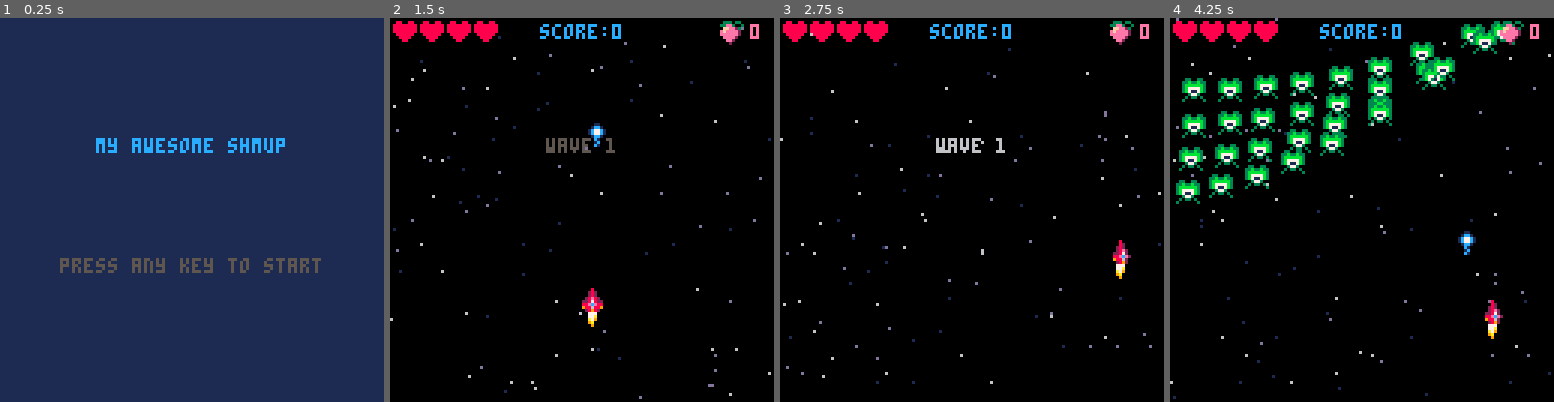
Above: before the commit, frames 1-4 (left to right).
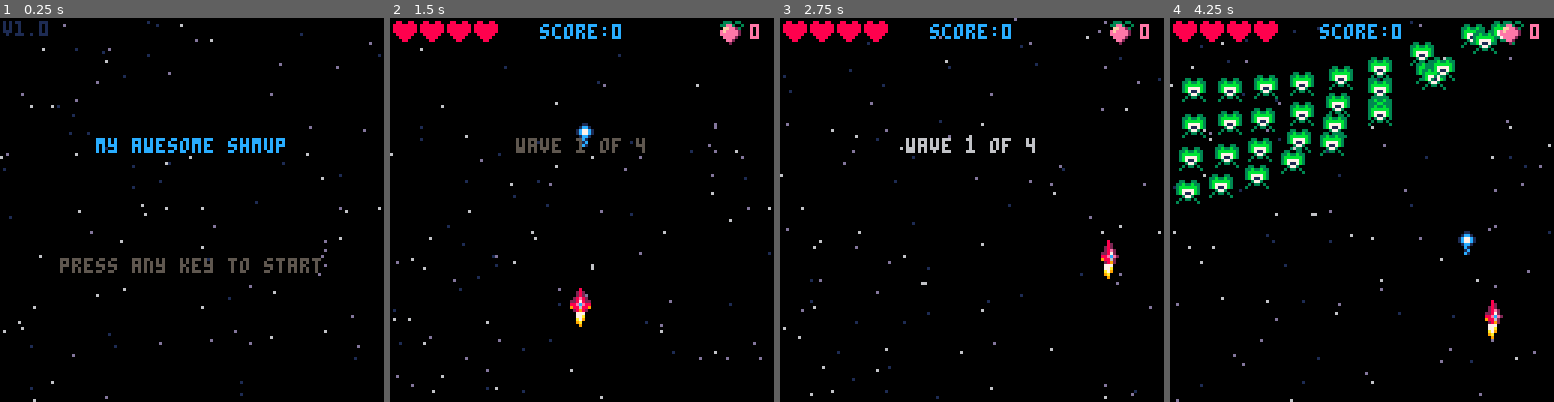
Above: after the commit, the same moments.

Repository: theRenard/shmup
Game: PICO-8 cartridge shmup_sep.p8
Two runs of this game, one before a commit and one after it. Both use one fixed random seed, a clock stepped at 60 frames per second and the inputs below.
Inputs:
- Up to frame 1 (0.25 s): no input
- Up to frame 2 (1.5 s): tap X (X key) at 0.33, 1.07 s; tap O (Z key) at 0.7 s
- Up to frame 3 (2.75 s): hold Right 1.6-2.1 s; tap O (Z key) at 1.7, 2.1, 2.5 s; tap X (X key) at 1.85 s; hold Up 2.15-2.42 s; hold Right from 2.47 s (still down)
- Up to frame 4 (4.25 s): tap O (Z key) every 0.4 s from 2.9 to 4.1 s; tap X (X key) at 2.97, 4.08 s; release Right at 3.03 s; hold Left 3.08-3.58 s; hold Down 3.63-3.97 s; hold Right from 4.02 s (still down)

The runs differ from the first frame. In frame 1, 98% of the frame differs, in the area x 0-100%, y 0-100%; in frame 2, 2.6%; in frame 3, 2.3%; in frame 4, 1.1%.

Commit message:
Refactor enemy movement, adjust attack frequency, and fix bullet movement bug

Diff:
--- a/behavior.lua
+++ b/behavior.lua
@@ -108,7 +108,7 @@
 
   if t > nextfire then
     pickfire()
-    nextfire = t + 20 + rnd(20)
+    nextfire = t + firefreq + rnd(firefreq)
   end
 
   if t % attackfreq == 0 then
@@ -176,19 +176,22 @@
 
   del(enemies, myen)
   sfx(2)
-  score += 1
+  local scoremul = 1
   explode(myen.x + 4, myen.y + 4)
   if rnd() < 0.1 then
     droppickup(myen.x, myen.y)
   end
 
   if myen.mission =="attack" then
-    local points = myen.points or 100
+    scoremul = 2
+    local points = makescore(myen.score * scoremul)
     popfloat("+" .. points, myen.x, myen.y)
     if rnd(1) < 0.5 then
       pickattack()
     end
   end
+
+  score += myen.score * scoremul
 end
 
 function droppickup(px,py)
@@ -205,14 +208,16 @@
   cherries += 1
   smol_shwave(mypick.x, mypick.y)
   if cherries >= 10 then
-    cherries = 0
     if lives < 4 then
       sfx(20)
       lives += 1
       popfloat("1up", mypick.x, mypick.y)
     else
-      score += 100
-    end
+      score += 50
+      popfloat(makescore(100), mypick.x, mypick.y)
+      sfx(21)
+    end
+    cherries = 0
   else
     sfx(21)
   end
--- a/boss.lua
+++ b/boss.lua
@@ -145,15 +145,17 @@
     shake=2
   end
 
-  if boss.phbegin + 2 * 30 < t then
-    if t % 5 == 0 then
-      bigexplode(boss.x + 16, boss.y + 20, false)
+  if boss.phbegin + 3 * 30 < t then
+    if t % 4 == 2 then
+      explode(boss.x + 16, boss.y + 20, false)
       sfx(3)
       shake=2
     end
   end
 
-  if boss.phbegin + 4 * 30 < t then
+  if boss.phbegin + 6 * 30 < t then
+    flash = 3
+    bigexplode(boss.x + 16, boss.y + 20, false)
     del(enemies, boss)
     shake = 16
   end
--- a/bullets.lua
+++ b/bullets.lua
@@ -62,4 +62,5 @@
   muzzle = 5
   sfx(0)
   invul = 60
+  flash=3
 end
--- a/draw.lua
+++ b/draw.lua
@@ -1,6 +1,12 @@
 
 function draw_game()
-  cls(0)
+  if flash>0 then
+    flash-=1
+    cls(2)
+   else
+    cls(0)
+   end
+
   starfield()
 
   if lives>0 then
@@ -120,7 +126,7 @@
     drwmyspr(myebul)
    end
 
-  cprint("score:"..score,64,2,12)
+  cprint("score:"..makescore(score),64,2,12)
   -- print("log"..log, 1, 120, 7)
 
   for i=1,4 do
@@ -137,18 +143,38 @@
   --print(#buls,5,5,7)
  end
 
+ function makescore(val)
+  if val == 0 then
+    return "0"
+  else
+    return val.. "00"
+  end
+ end
+
  function draw_start()
   --print(blink())
-  cls(1)
+  cls(0)
+  starfield()
+  print(version, 1, 1, 1)
 
   cprint("my awesome shmup",64,40,12)
+  if highscore>0 then
+     cprint("highscore: "..makescore(highscore),64,50,7)
+  end
   cprint("press any key to start",64,80,blink())
  end
 
  function draw_over()
   draw_game()
   cprint("game over",64,40,8)
-  cprint("press any key to continue",64,80,blink())
+  cprint("score:"..makescore(score),64,60,12)
+
+  if score>highscore then
+    cprint("new highscore!",64,80,blink())
+  end
+
+  cprint("press any key to continue",64,100,blink())
+
  end
 
  function draw_win()
@@ -159,5 +185,9 @@
 
  function draw_wavetext()
   draw_game()
-  cprint("wave "..wave,64,40,blink())
+  if wave == lastwave then
+    cprint("final wave",64,40,blink())
+  else
+    cprint("wave "..wave.. " of "..lastwave,64,40,blink())
+  end
  end
--- a/main.lua
+++ b/main.lua
@@ -2,11 +2,17 @@
 function _init()
   --this will clear the screen
   cls(0)
+
+  cartdata("lerenard_shmup");
+  highscore=dget(0)
+
   startscreen()
   blinkt=1
   t=0
   lockout=0
   shake=0
+  flash=0
+  version="v1.0"
  end
 
  function _update()
@@ -47,6 +53,7 @@
  end
 
  function startscreen()
+  makestars()
   mode="start"
   music(7)
  end
@@ -58,7 +65,7 @@
   nextwave()
 
   ship=makespr()
-  ship.x=64
+  ship.x=60
   ship.y=90
   ship.sx=0
   ship.sy=0
@@ -67,25 +74,18 @@
   flamespr=5
 
   bultimer=0
+  firefreq=20
 
   muzzle=0
 
   score=0
+  highscore=0
   cherries=0
 
   lives=4
   invul=0
   attackfreq=60
   nextfire=0
-
-  stars={}
-  for i=1,100 do
-   local newstar={}
-   newstar.x=flr(rnd(128))
-   newstar.y=flr(rnd(128))
-   newstar.spd=rnd(1.5)+0.5
-   add(stars,newstar)
-  end
 
   buls={}
   ebuls={}
--- a/tools.lua
+++ b/tools.lua
@@ -1,3 +1,14 @@
+function makestars()
+  stars={}
+  for i=1,100 do
+   local newstar={}
+   newstar.x=flr(rnd(128))
+   newstar.y=flr(rnd(128))
+   newstar.spd=rnd(1.5)+0.5
+   add(stars,newstar)
+  end
+end
+
 function starfield()
   for i = 1, #stars do
     local mystar = stars[i]
@@ -13,10 +24,12 @@
   end
 end
 
-function animatestars()
+function animatestars(spd)
+  local spd = spd or 1
+
   for i = 1, #stars do
     local mystar = stars[i]
-    mystar.y = mystar.y + mystar.spd
+    mystar.y = mystar.y + mystar.spd * spd
     if mystar.y > 128 then
       mystar.y = mystar.y - 128
     end
--- a/update.lua
+++ b/update.lua
@@ -140,6 +140,19 @@
     end
   end
 
+  --collision ebuls x bullets
+  for mybul in all(buls) do
+    if mybul.spr==17 then
+      for myebul in all(ebuls) do
+        if col(mybul, myebul) then
+          del(myebul, ebuls)
+          smol_shwave(mybul.x + 4, mybul.y + 4)
+          del(ebuls, myebul)
+        end
+      end
+    end
+  end
+
   --collision ship x enemies
   if invul <= 0 then
     for myen in all(enemies) do
@@ -149,6 +162,8 @@
         shake = 16
         sfx(1)
         invul = 60
+        ship.x=60
+        ship.y=100
       end
     end
   else
@@ -190,15 +205,21 @@
     muzzle = muzzle - 1
   end
 
-  animatestars()
+  if mode == "wavetext" then
+    animatestars(2)
+  else
+    animatestars()
+  end
 
   --check if wave over
   if mode == "game" and #enemies == 0 then
+    ebuls = {}
     nextwave()
   end
 end
 
 function update_start()
+  animatestars(0.5)
   if btn(4) == false and btn(5) == false then
     btnreleased = true
   end
@@ -222,6 +243,10 @@
 
   if btnreleased then
     if btnp(4) or btnp(5) then
+      if score > highscore then
+        highscore = score
+        dset(0, highscore)
+      end
       startscreen()
       btnreleased = false
     end
@@ -239,6 +264,10 @@
 
   if btnreleased then
     if btnp(4) or btnp(5) then
+      if score > highscore then
+        highscore = score
+        dset(0, highscore)
+      end
       startscreen()
       btnreleased = false
     end
--- a/waves_and_enemies.lua
+++ b/waves_and_enemies.lua
@@ -1,6 +1,7 @@
 function spawnwave()
   if wave == 1 then
     attackfreq = 50
+    firefreq = 20
     placens({
       {1, 1, 1, 1, 1, 1, 1, 1, 1, 1},
       {1, 1, 1, 1, 1, 1, 1, 1, 1, 1},
@@ -9,6 +10,7 @@
     })
   elseif wave == 2 then
     attackfreq = 40
+    firefreq = 20
     placens({
       {1, 1, 2, 1, 1, 1, 1, 2, 1, 1},
       {1, 1, 2, 1, 1, 1, 1, 2, 1, 1},
@@ -17,6 +19,7 @@
     })
   elseif wave == 3 then
     attackfreq = 30
+    firefreq = 20
     placens({
       {3, 1, 2, 1, 3, 3, 1, 2, 1, 3},
       {3, 1, 2, 1, 3, 3, 1, 2, 1, 3},
@@ -25,6 +28,7 @@
     })
   elseif wave == 4 then
     attackfreq = 20
+    firefreq = 20
     placens({
       {0, 0, 0, 0, 0, 0, 0, 0, 0, 0},
       {0, 0, 0, 0, 5, 0, 0, 0, 0, 0},
@@ -79,16 +83,19 @@
     myen.spr = 21
     myen.hp = 1
     myen.ani = { 21, 22, 23, 24 }
+    myen.score = 1
   elseif type == 2 then
     -- red flame guy
     myen.spr = 148
     myen.hp = 2
     myen.ani = { 148, 149 }
+    myen.score = 2
   elseif type == 3 then
     -- spinning ship
     myen.spr = 184
     myen.hp = 3
     myen.ani = { 184, 185, 186, 187 }
+    myen.score = 3
   elseif type == 4 then
     -- boss
     myen.spr = 208
@@ -98,6 +105,7 @@
     myen.sprh = 2
     myen.colw = 16
     myen.colh = 16
+    myen.score = 10
   elseif type == 5 then
     -- boss
     myen.spr = 68
